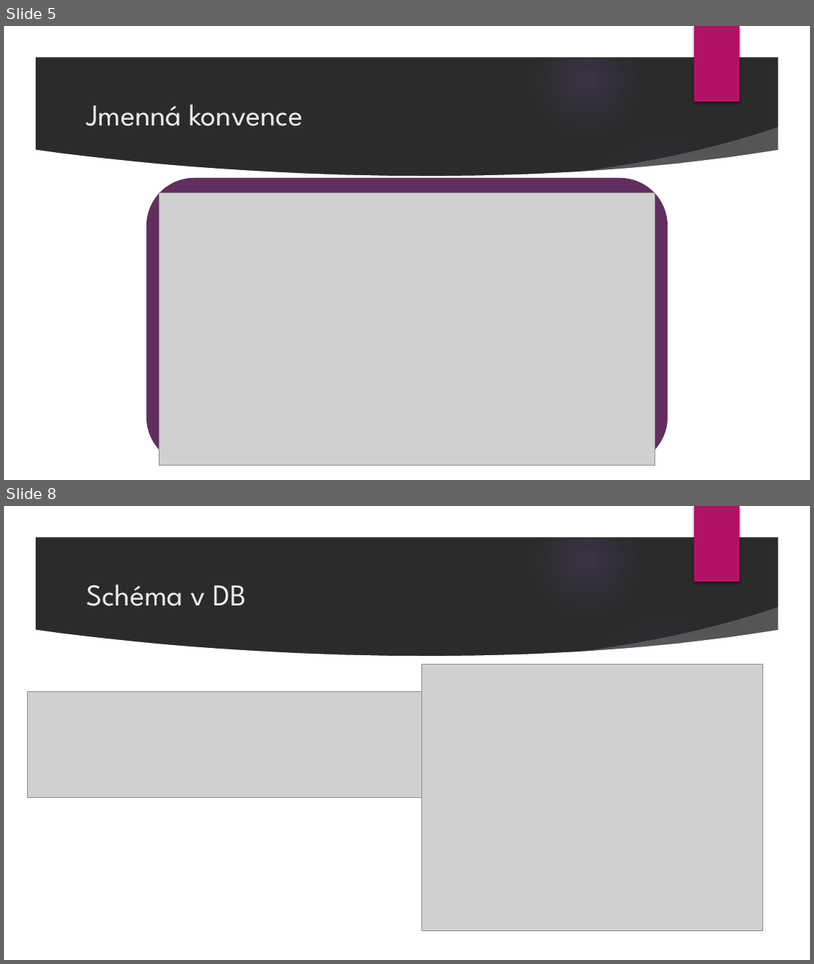
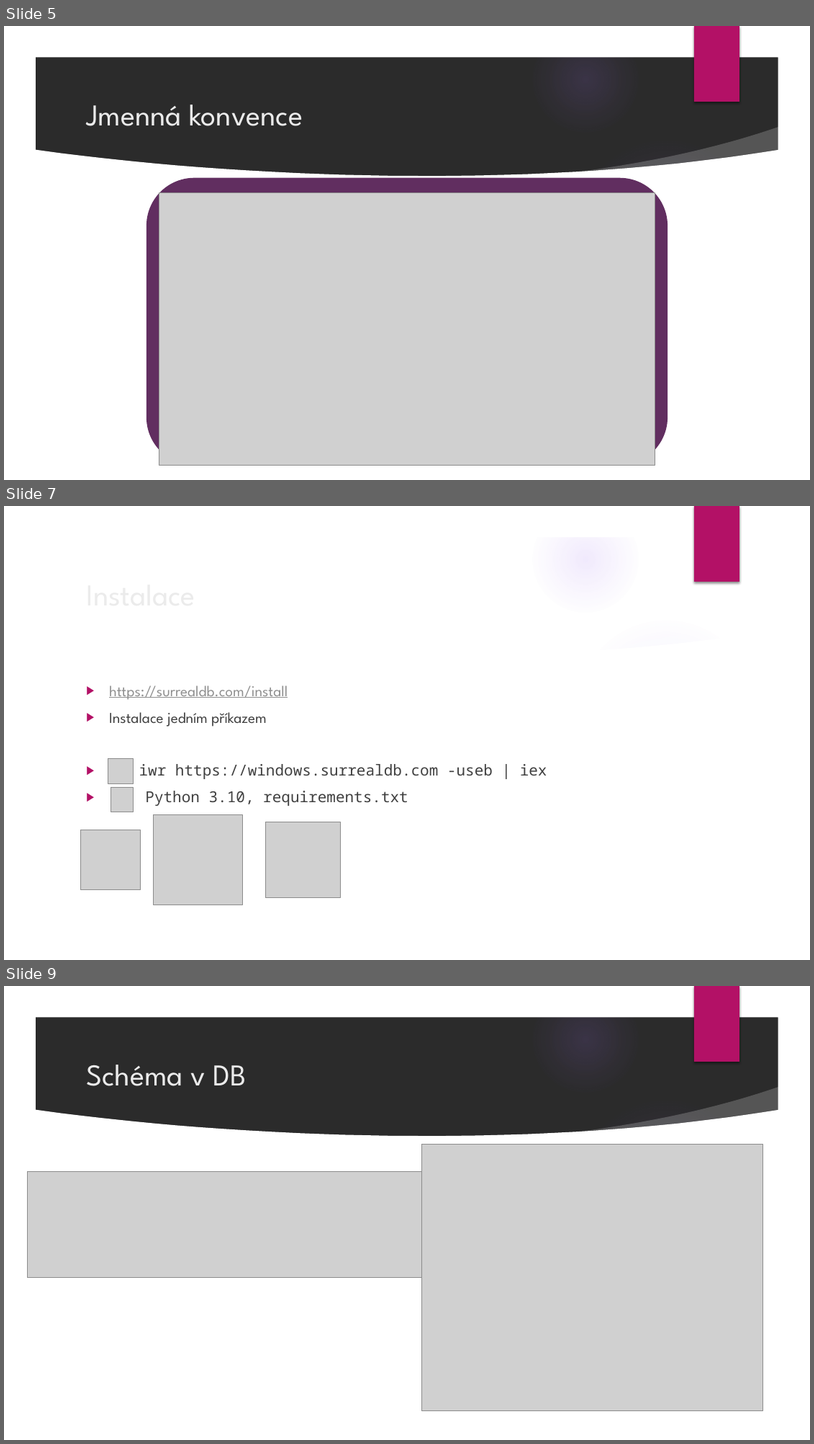
Before and after one commit to milan252525/SurrealDB, a slide deck: surrealdb.pptx. Shown one above the other, each under a label of ours: slides 5 and 8 before the commit, slides 5, 7 and 9 after it; the slides between them are not shown. The pictures are 814x964 and 814x1444 pixels, drawn with LibreOffice and Linux fonts; fonts in the diff are those of the drawing; grey boxes stand for pictures; background and template pictures are left out; a plain dark background stands for a picture behind light text. Boxes give left, top, right and bottom in pixels: in the first picture for what was removed or moved away, otherwise in the second. Text is boxed around its words. In the diff, an @@ line names an element or a change of style, - is before the commit and + after.

```diff
--- a/surrealdb.pptx
+++ b/surrealdb.pptx
@@ slide 7 added at (4,506,810,960), background picture (left out); not listed: 9 template elements that a slide beside it also shows @@
@@ text added at (109,685,548,806), 18 pt, text #404040 @@
+▶ https://surrealdb.com/install
+▶ Instalace jedním příkazem
+▶ iwr https://windows.surrealdb.com -useb | iex
+▶ Python 3.10, requirements.txt
@@ title added at (109,712,164,723), 36 pt, text #EBEBEB @@
+Instalace
@@ picture added at (108,759,133,784) @@
@@ picture added at (111,787,133,811) @@
@@ picture added at (154,815,243,905) @@
@@ picture added at (266,822,341,897) @@
@@ picture added at (80,830,140,890) @@
@@ what was slide 8 is now slide 9 @@
```
Also in this commit, not shown: 3 slides changed, 11 other slides added, 1 slide removed.
